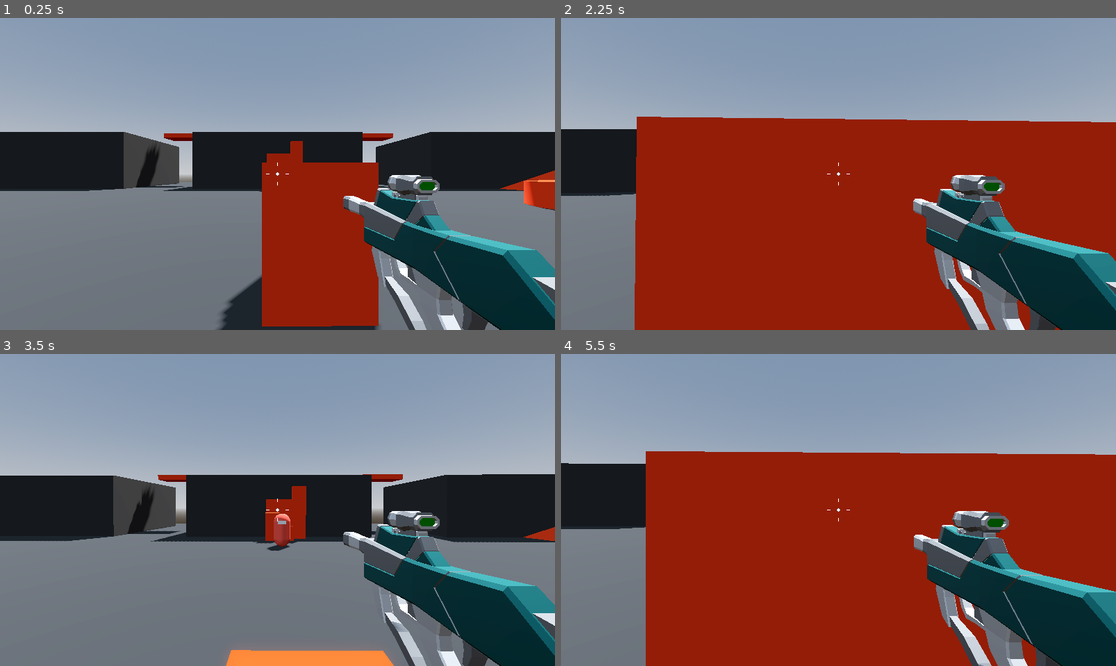
Above: before the commit, frames 1-4 (two rows, left to right).
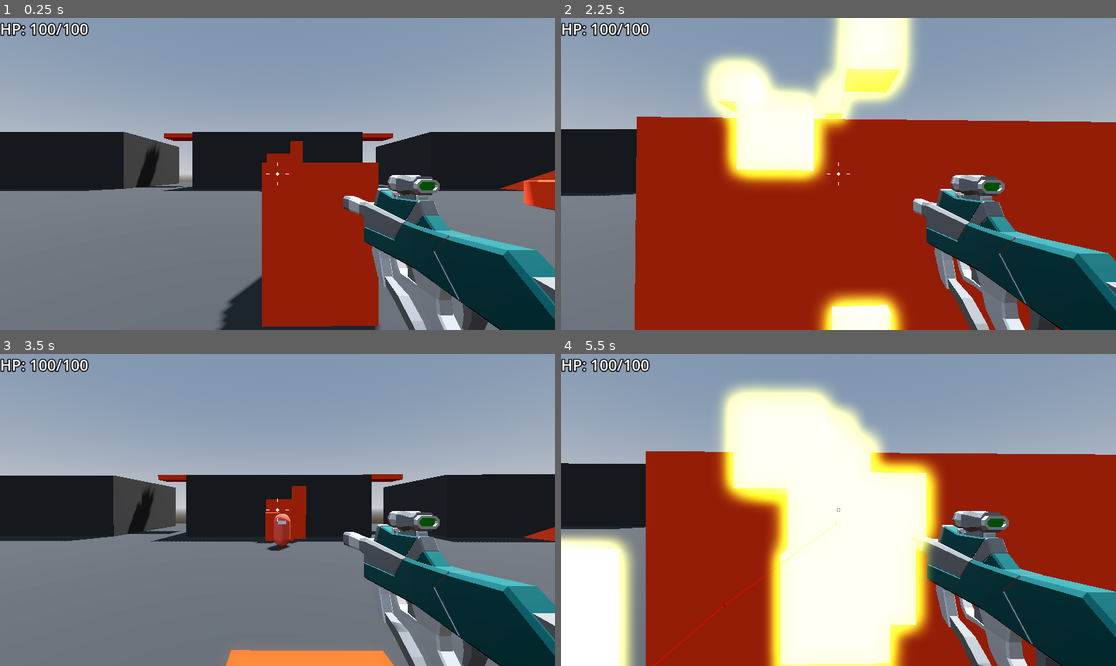
Above: after the commit, the same moments.

Repository: geraldovedrossi/gamedev_tv_godot
Game: Godot game, scene res://Levels/SandBox.tscn
Two runs of this game, one before a commit and one after it. Both use one fixed random seed, a clock stepped at 60 frames per second and the inputs below.
Inputs (mouse positions are in pixels of both pictures, inside the frame that each line leads up to):
- Up to frame 1 (0.25 s): no input
- Up to frame 2 (2.25 s): tap Enter at 0.5 s; move the mouse to (866, 174) at 0.52 s; press the mouse at (866, 174) at 0.53 s; hold W (move_forward) from 0.53 s (still down); tap Space (jump) at 0.77, 1.52 s; move the mouse to (810, 174) at 1.27 s; release the mouse at (810, 174) at 1.28 s; click (810, 174) at 1.35 s; move the mouse to (849, 167) at 2.02 s; press the mouse at (849, 167) at 2.03 s
- Up to frame 3 (3.5 s): keep holding W (move_forward); move the mouse to (271, 516) at 2.77 s; release the mouse at (271, 516) at 2.78 s; click (271, 516) at 2.85 s; tap Space (jump) at 3.02 s
- Up to frame 4 (5.5 s): keep holding W (move_forward); move the mouse to (877, 513) at 3.52 s; press the mouse at (877, 513) at 3.53 s; tap Space (jump) at 3.77, 4.52 s; move the mouse to (794, 506) at 4.27 s; release the mouse at (794, 506) at 4.28 s; click (794, 506) at 4.35 s; move the mouse to (844, 510) at 5.02 s; press the mouse at (844, 510) at 5.03 s

The runs differ from the first frame. In frame 1, 0.5% of the frame differs, in the area x 0-17%, y 1-6%; in frame 2, 14%; in frame 3, 0.5%; in frame 4, 33%, in the area x 0-69%, y 1-100%.

Commit message:
Particulas, danos e UI

Diff:
--- /dev/null
+++ b/robo_rampage/robo-rampage/Assets/VFX/sparks.tscn
@@ -0,0 +1,90 @@
+[gd_scene load_steps=9 format=3 uid="uid://ue4sdjhf8uey"]
+
+[sub_resource type="StandardMaterial3D" id="StandardMaterial3D_e7srs"]
+emission_enabled = true
+emission = Color(1, 1, 0, 1)
+emission_energy_multiplier = 3.0
+
+[sub_resource type="Curve" id="Curve_7pqdb"]
+_data = [Vector2(0, 1), 0.0, 0.0, 0, 0, Vector2(1, 0), 0.0, 0.0, 0, 0]
+point_count = 2
+
+[sub_resource type="CurveTexture" id="CurveTexture_jd0p1"]
+curve = SubResource("Curve_7pqdb")
+
+[sub_resource type="ParticleProcessMaterial" id="ParticleProcessMaterial_l6v11"]
+spread = 180.0
+initial_velocity_min = 1.0
+initial_velocity_max = 5.0
+scale_curve = SubResource("CurveTexture_jd0p1")
+
+[sub_resource type="BoxMesh" id="BoxMesh_fmvp5"]
+size = Vector3(0.1, 0.1, 0.1)
+
+[sub_resource type="Animation" id="Animation_yold2"]
+resource_name = "Spark"
+length = 0.5
+tracks/0/type = "value"
+tracks/0/imported = false
+tracks/0/enabled = true
+tracks/0/path = NodePath(".:emitting")
+tracks/0/interp = 1
+tracks/0/loop_wrap = true
+tracks/0/keys = {
+"times": PackedFloat32Array(-0.033333335),
+"transitions": PackedFloat32Array(1),
+"update": 1,
+"values": [true]
+}
+tracks/1/type = "method"
+tracks/1/imported = false
+tracks/1/enabled = true
+tracks/1/path = NodePath(".")
+tracks/1/interp = 1
+tracks/1/loop_wrap = true
+tracks/1/keys = {
+"times": PackedFloat32Array(0.5),
+"transitions": PackedFloat32Array(1),
+"values": [{
+"args": [],
+"method": &"queue_free"
+}]
+}
+
+[sub_resource type="Animation" id="Animation_j2rhm"]
+length = 0.001
+tracks/0/type = "value"
+tracks/0/imported = false
+tracks/0/enabled = true
+tracks/0/path = NodePath(".:emitting")
+tracks/0/interp = 1
+tracks/0/loop_wrap = true
+tracks/0/keys = {
+"times": PackedFloat32Array(0),
+"transitions": PackedFloat32Array(1),
+"update": 1,
+"values": [false]
+}
+
+[sub_resource type="AnimationLibrary" id="AnimationLibrary_x3vnl"]
+_data = {
+&"RESET": SubResource("Animation_j2rhm"),
+&"Spark": SubResource("Animation_yold2")
+}
+
+[node name="Sparks" type="GPUParticles3D"]
+top_level = true
+material_override = SubResource("StandardMaterial3D_e7srs")
+cast_shadow = 0
+emitting = false
+lifetime = 0.5
+one_shot = true
+explosiveness = 1.0
+process_material = SubResource("ParticleProcessMaterial_l6v11")
+draw_pass_1 = SubResource("BoxMesh_fmvp5")
+
+[node name="AnimationPlayer" type="AnimationPlayer" parent="."]
+libraries = {
+&"": SubResource("AnimationLibrary_x3vnl")
+}
+autoplay = "Spark"
--- a/robo_rampage/robo-rampage/Assets/Weapons/SMG.tscn
+++ b/robo_rampage/robo-rampage/Assets/Weapons/SMG.tscn
@@ -1,10 +1,76 @@
-[gd_scene load_steps=3 format=3 uid="uid://qgim7khin05y"]
+[gd_scene load_steps=8 format=3 uid="uid://qgim7khin05y"]
 
 [ext_resource type="PackedScene" uid="uid://5w67j51s56hx" path="res://Assets/Weapons/hitscan_weapon.tscn" id="1_mjgmk"]
 [ext_resource type="PackedScene" uid="uid://0iv66aa41rcm" path="res://Assets/Weapons/SMG.glb" id="2_get86"]
 
-[node name="SMG" node_paths=PackedStringArray("weapon_mesh") instance=ExtResource("1_mjgmk")]
+[sub_resource type="StandardMaterial3D" id="StandardMaterial3D_get86"]
+emission_enabled = true
+emission = Color(1, 1, 1, 1)
+emission_energy_multiplier = 3.0
+
+[sub_resource type="Curve" id="Curve_get86"]
+_data = [Vector2(0, 1), 0.0, 0.0, 0, 0, Vector2(1, 0), 0.0, 0.0, 0, 0]
+point_count = 2
+
+[sub_resource type="CurveTexture" id="CurveTexture_bgvyo"]
+curve = SubResource("Curve_get86")
+
+[sub_resource type="ParticleProcessMaterial" id="ParticleProcessMaterial_nxl6l"]
+direction = Vector3(0, 0, -1)
+spread = 10.0
+initial_velocity_min = 0.59999996
+initial_velocity_max = 0.79999995
+gravity = Vector3(0, 0, 0)
+scale_curve = SubResource("CurveTexture_bgvyo")
+
+[sub_resource type="BoxMesh" id="BoxMesh_xkt0o"]
+size = Vector3(0.03, 0.03, 0.03)
+
+[node name="SMG" node_paths=PackedStringArray("weapon_mesh", "muzzle_flash") instance=ExtResource("1_mjgmk")]
 weapon_mesh = NodePath("SMG")
+muzzle_flash = NodePath("MuzzleFlash")
 
 [node name="SMG" parent="." index="1" instance=ExtResource("2_get86")]
 transform = Transform3D(0.2, 0, 0, 0, 0.2, 0, 0, 0, 0.2, 0.14, -0.065, -0.18)
+
+[node name="Suppressors_003" parent="SMG" index="0"]
+layers = 2
+
+[node name="Part_024" parent="SMG" index="1"]
+layers = 2
+
+[node name="Rail_009" parent="SMG" index="2"]
+layers = 2
+
+[node name="Grip_017" parent="SMG" index="3"]
+layers = 2
+
+[node name="Charger_011" parent="SMG" index="4"]
+layers = 2
+
+[node name="Scope_016" parent="SMG" index="5"]
+layers = 2
+
+[node name="Part_029" parent="SMG" index="6"]
+layers = 2
+
+[node name="Part_030" parent="SMG" index="7"]
+layers = 2
+
+[node name="Gun butt_012" parent="SMG" index="8"]
+layers = 2
+
+[node name="MuzzleFlash" type="GPUParticles3D" parent="." index="3"]
+transform = Transform3D(1, 0, 0, 0, 1, 0, 0, 0, 1, 0.1392659, -0.056330122, -0.41087732)
+material_override = SubResource("StandardMaterial3D_get86")
+cast_shadow = 0
+emitting = false
+lifetime = 0.06999999999999999
+one_shot = true
+explosiveness = 1.0
+fixed_fps = 60
+local_coords = true
+process_material = SubResource("ParticleProcessMaterial_nxl6l")
+draw_pass_1 = SubResource("BoxMesh_xkt0o")
+
+[editable path="SMG"]
--- a/robo_rampage/robo-rampage/Assets/Weapons/hitscan_weapon.gd
+++ b/robo_rampage/robo-rampage/Assets/Weapons/hitscan_weapon.gd
@@ -1,8 +1,11 @@
 extends Node3D
 
+@export var weapon_demage := 10
 @export var fire_rate := 14.0
 @export var recoil := 0.01
 @export var weapon_mesh: Node3D
+@export var muzzle_flash: GPUParticles3D
+@export var sparks: PackedScene
 
 @onready var cooldown_timer: Timer = $CooldownTimer
 @onready var weapon_position: Vector3 = weapon_mesh.position
@@ -21,8 +24,16 @@
 	weapon_mesh.position = weapon_mesh.position.lerp(weapon_position, delta * 10.0)
 
 func shoot() -> void:
+	muzzle_flash.restart()
 	cooldown_timer.start(1.0 / fire_rate)
-	print("FIREEE!!!")
 	weapon_mesh.position.z += recoil
+
 	var collider = ray_cast_3d.get_collider()
-	print(collider)
+	if collider is Enemy:
+		collider.current_hp -= weapon_demage
+		print("Hit the enemy!")
+
+	var spark = sparks.instantiate()
+	add_child(spark)
+	spark.global_position = ray_cast_3d.get_collision_point()
+	spark.emitting = true
--- a/robo_rampage/robo-rampage/Enemy/enemy.gd
+++ b/robo_rampage/robo-rampage/Enemy/enemy.gd
@@ -1,24 +1,32 @@
+class_name Enemy
 extends CharacterBody3D
 
+@onready var navigation_agent_3d: NavigationAgent3D = $NavigationAgent3D
+@onready var animation_player: AnimationPlayer = $AnimationPlayer
+
+@export var attack_range := 1.5
+@export var max_hp := 100
+@export var aggro_range := 12.0
+@export var enemy_damage := 20
 
 const SPEED = 3.0
 const JUMP_VELOCITY = 4.5
 
-@onready var navigation_agent_3d: NavigationAgent3D = $NavigationAgent3D
-
 var player
 var provoked := false
-var aggro_range := 12.0
+var current_hp: int = max_hp:
+	set(value):
+		current_hp = value
+		if current_hp <= 0:
+			queue_free()
+		provoked = true
 
-@export var attack_range := 1.5
-@onready var animation_player: AnimationPlayer = $AnimationPlayer
+func _ready() -> void:
+	player = get_tree().get_first_node_in_group("player")
 
 func _process(_delta: float) -> void:
 	if provoked:
 		navigation_agent_3d.target_position = player.global_position
-
-func _ready() -> void:
-	player = get_tree().get_first_node_in_group("player")
 
 func _physics_process(delta: float) -> void:
 	var next_position = navigation_agent_3d.get_next_path_position()
@@ -33,10 +41,13 @@
 	if provoked && distance <= attack_range:
 		animation_player.play("Attack")
 
-	if distance <= aggro_range:
+	if provoked == false && distance <= aggro_range:
 		provoked = true
 	else:
-		provoked = false
+		if provoked == true && distance <= aggro_range * 3:
+			provoked = true
+		else:
+			provoked = false
 
 	if direction:
 		look_at_target(direction)
@@ -55,3 +66,4 @@
 
 func attack() -> void:
 	print("Enemy Attack!")
+	player.current_hp -= enemy_damage
--- a/robo_rampage/robo-rampage/Player/Player.tscn
+++ b/robo_rampage/robo-rampage/Player/Player.tscn
@@ -1,13 +1,81 @@
-[gd_scene load_steps=7 format=3 uid="uid://bb24owuntg5aw"]
+[gd_scene load_steps=13 format=3 uid="uid://bb24owuntg5aw"]
 
 [ext_resource type="Script" uid="uid://dsb4ttwigonqc" path="res://Player/player.gd" id="1_3qydi"]
 [ext_resource type="Script" uid="uid://jbypkq7ruawj" path="res://Player/smooth_camera.gd" id="2_q3lat"]
 [ext_resource type="PackedScene" uid="uid://qgim7khin05y" path="res://Assets/Weapons/SMG.tscn" id="3_ddoul"]
 [ext_resource type="Script" uid="uid://1eugx5jcnlcc" path="res://Player/crosshair.gd" id="3_tok1r"]
+[ext_resource type="PackedScene" uid="uid://ue4sdjhf8uey" path="res://Assets/VFX/sparks.tscn" id="4_8g4oa"]
+[ext_resource type="Texture2D" uid="uid://cm8ytwxoyehnt" path="res://Assets/damage.png" id="6_6ysni"]
 
 [sub_resource type="CapsuleMesh" id="CapsuleMesh_l2ndj"]
 
 [sub_resource type="CapsuleShape3D" id="CapsuleShape3D_3qydi"]
+
+[sub_resource type="LabelSettings" id="LabelSettings_ddoul"]
+font_size = 32
+outline_size = 8
+outline_color = Color(0, 0, 0, 1)
+
+[sub_resource type="Animation" id="Animation_vlldt"]
+resource_name = "TakeDamage"
+length = 0.4
+tracks/0/type = "value"
+tracks/0/imported = false
+tracks/0/enabled = true
+tracks/0/path = NodePath(".:scale")
+tracks/0/interp = 1
+tracks/0/loop_wrap = true
+tracks/0/keys = {
+"times": PackedFloat32Array(0, 0.4),
+"transitions": PackedFloat32Array(1, -2),
+"update": 0,
+"values": [Vector2(1, 1), Vector2(1.5, 1.5)]
+}
+tracks/1/type = "value"
+tracks/1/imported = false
+tracks/1/enabled = true
+tracks/1/path = NodePath(".:modulate")
+tracks/1/interp = 1
+tracks/1/loop_wrap = true
+tracks/1/keys = {
+"times": PackedFloat32Array(0, 0.4),
+"transitions": PackedFloat32Array(-2, 1),
+"update": 0,
+"values": [Color(1, 1, 1, 1), Color(1, 1, 1, 0)]
+}
+
+[sub_resource type="Animation" id="Animation_s1rgi"]
+length = 0.001
+tracks/0/type = "value"
+tracks/0/imported = false
+tracks/0/enabled = true
+tracks/0/path = NodePath(".:scale")
+tracks/0/interp = 1
+tracks/0/loop_wrap = true
+tracks/0/keys = {
+"times": PackedFloat32Array(0),
+"transitions": PackedFloat32Array(1),
+"update": 0,
+"values": [Vector2(1, 1)]
+}
+tracks/1/type = "value"
+tracks/1/imported = false
+tracks/1/enabled = true
+tracks/1/path = NodePath(".:modulate")
+tracks/1/interp = 1
+tracks/1/loop_wrap = true
+tracks/1/keys = {
+"times": PackedFloat32Array(0),
+"transitions": PackedFloat32Array(1),
+"update": 0,
+"values": [Color(1, 1, 1, 0)]
+}
+
+[sub_resource type="AnimationLibrary" id="AnimationLibrary_j23h2"]
+_data = {
+&"RESET": SubResource("Animation_s1rgi"),
+&"TakeDamage": SubResource("Animation_vlldt")
+}
 
 [node name="Player" type="CharacterBody3D" groups=["player"]]
 script = ExtResource("1_3qydi")
@@ -28,6 +96,29 @@
 script = ExtResource("2_q3lat")
 
 [node name="SMG" parent="CameraPivot/SmoothCamera" instance=ExtResource("3_ddoul")]
+sparks = ExtResource("4_8g4oa")
+
+[node name="RemoteTransform3D" type="RemoteTransform3D" parent="CameraPivot/SmoothCamera"]
+remote_path = NodePath("../../../SubViewportContainer/SubViewport/WeaponCamera")
+
+[node name="SubViewportContainer" type="SubViewportContainer" parent="."]
+visible = false
+anchors_preset = 15
+anchor_right = 1.0
+anchor_bottom = 1.0
+grow_horizontal = 2
+grow_vertical = 2
+stretch = true
+
+[node name="SubViewport" type="SubViewport" parent="SubViewportContainer"]
+transparent_bg = true
+handle_input_locally = false
+size = Vector2i(1152, 648)
+render_target_update_mode = 0
+
+[node name="WeaponCamera" type="Camera3D" parent="SubViewportContainer/SubViewport"]
+transform = Transform3D(1, 0, 0, 0, 1, 0, 0, 0, 1, 0, 0.3, -0.15)
+cull_mask = 2
 
 [node name="CenterContainer" type="CenterContainer" parent="."]
 anchors_preset = 15
@@ -39,3 +130,32 @@
 [node name="Crosshair" type="Control" parent="CenterContainer"]
 layout_mode = 2
 script = ExtResource("3_tok1r")
+
+[node name="Container" type="Control" parent="."]
+layout_mode = 3
+anchors_preset = 0
+size_flags_horizontal = 0
+size_flags_vertical = 0
+
+[node name="Label" type="Label" parent="Container"]
+layout_mode = 0
+offset_right = 40.0
+offset_bottom = 23.0
+text = "HP: "
+label_settings = SubResource("LabelSettings_ddoul")
+
+[node name="DamageTexture" type="TextureRect" parent="."]
+modulate = Color(1, 1, 1, 0)
+anchors_preset = 15
+anchor_right = 1.0
+anchor_bottom = 1.0
+grow_horizontal = 2
+grow_vertical = 2
+pivot_offset = Vector2(576, 324)
+texture = ExtResource("6_6ysni")
+
+[node name="DamageAnimationPlayer" type="AnimationPlayer" parent="DamageTexture"]
+libraries = {
+&"": SubResource("AnimationLibrary_j23h2")
+}
+autoplay = "RESET"
--- a/robo_rampage/robo-rampage/Player/player.gd
+++ b/robo_rampage/robo-rampage/Player/player.gd
@@ -1,17 +1,31 @@
+class_name Player
 extends CharacterBody3D
 
 const SPEED = 5.0
 
 @export var jump_height: float = 1.0
 @export var fall_multiplier: float = 2.0
+@export var max_hp: int = 100
+@export var current_hp:int:
+	set(value):
+		if value < current_hp:
+			damage_animation_player.stop(false)
+			damage_animation_player.play("TakeDamage")
+		current_hp = value
+		if current_hp <= 0:
+			get_tree().reload_current_scene()
+		label.text = "HP: " + str(current_hp) + "/" + str(max_hp)
 
 var mouse_motion := Vector2.ZERO
 var gravity: float = ProjectSettings.get_setting("physics/3d/default_gravity")
 
 @onready var camera_pivot: Node3D = $CameraPivot
+@onready var label: Label = $Container/Label
+@onready var damage_animation_player: AnimationPlayer = $DamageTexture/DamageAnimationPlayer
 
 func _ready() -> void:
 	Input.mouse_mode = Input.MOUSE_MODE_CAPTURED
+	current_hp = max_hp
 
 func _physics_process(delta: float) -> void:
 	handle_camera_rotation()
Binary file added: robo_rampage/robo-rampage/Assets/damage.png
Not shown, added: robo_rampage/robo-rampage/Assets/damage.png.import
